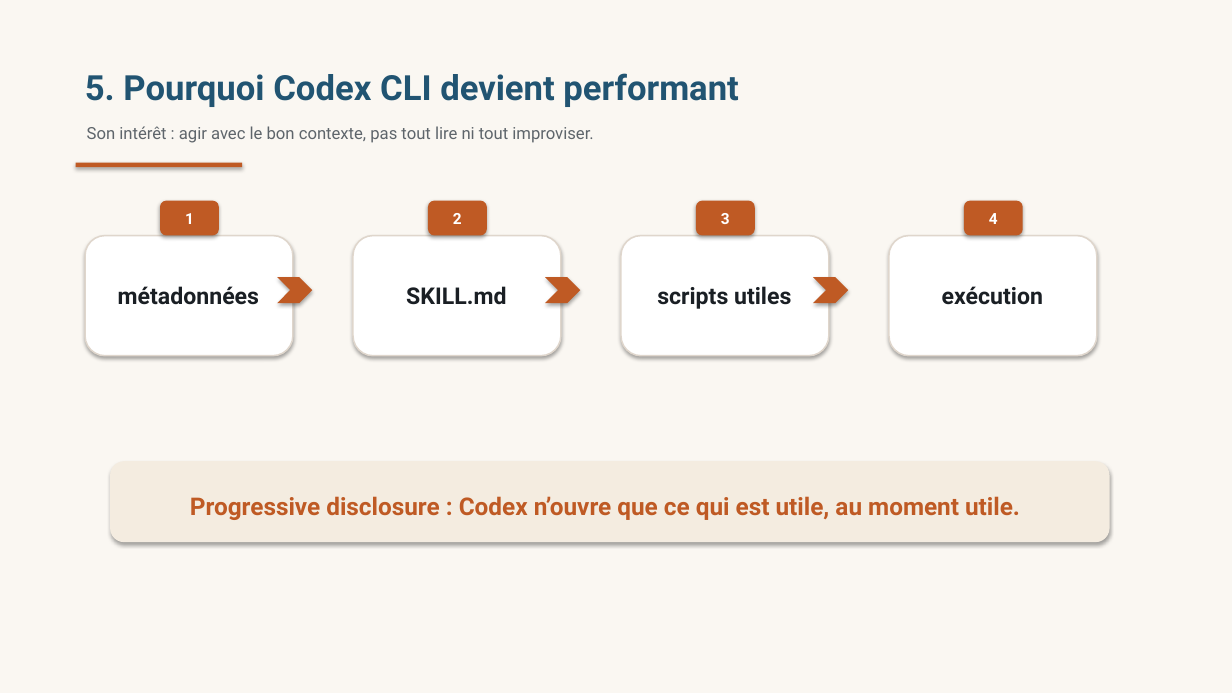
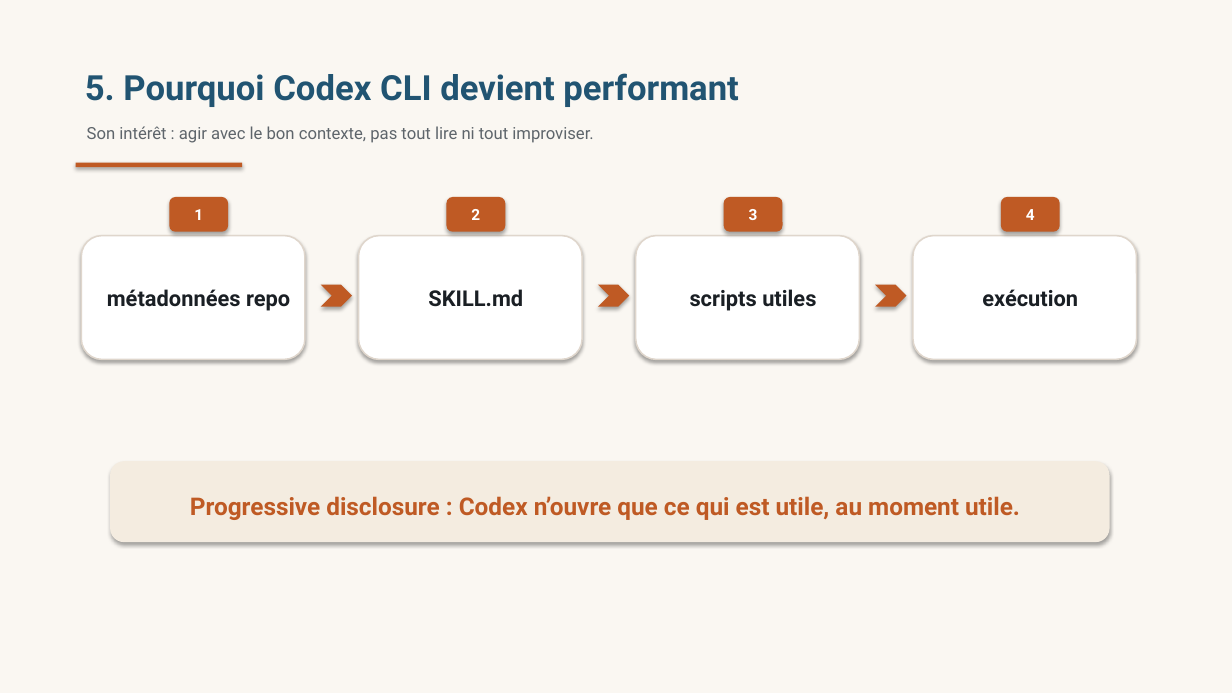
Before and after one commit to ThalesGroup/agilab, a slide deck: slide 5 of docs/source/TP Prompt Ingénierie.pptx. Drawn at 1232x693 pixels with LibreOffice and Linux fonts; fonts in the diff are those of the drawing. Boxes give left, top, right and bottom in pixels: in the first picture for what was removed or moved away, otherwise in the second. Text is boxed around its words. In the diff, an @@ line names an element or a change of style, - is before the commit and + after.

Commit message:
docs(slides): tighten prompt deck layout

```diff
--- a/docs/source/TP Prompt Ingénierie.pptx
+++ b/docs/source/TP Prompt Ingénierie.pptx
@@ text "1": place and size @@
-text "1" at (185, 213, 194, 224)
+text "1" at (194, 209, 203, 220)
@@ rounded rectangle: place and size @@
-rounded rectangle at (161, 201, 218, 235)
+rounded rectangle at (170, 198, 227, 231)
@@ text "2": place and size @@
-text "2" at (453, 213, 462, 224)
+text "2" at (471, 209, 480, 220)
@@ rounded rectangle: place and size @@
-rounded rectangle at (429, 201, 486, 235)
+rounded rectangle at (447, 198, 505, 231)
@@ text "3": place and size @@
-text "3" at (721, 213, 730, 224)
+text "3" at (749, 209, 758, 220)
@@ rounded rectangle: place and size @@
-rounded rectangle at (697, 201, 754, 235)
+rounded rectangle at (725, 198, 782, 231)
@@ text "4": place and size @@
-text "4" at (989, 213, 998, 224)
+text "4" at (1026, 209, 1035, 220)
@@ rounded rectangle: place and size @@
-rounded rectangle at (965, 201, 1022, 235)
+rounded rectangle at (1002, 198, 1059, 231)
@@ rounded rectangle: place and size @@
-rounded rectangle at (85, 236, 293, 356)
+rounded rectangle at (81, 236, 305, 360)
@@ rounded rectangle: place and size @@
-rounded rectangle at (353, 236, 561, 356)
+rounded rectangle at (359, 236, 582, 360)
@@ rounded rectangle: place and size @@
-rounded rectangle at (621, 236, 829, 356)
+rounded rectangle at (636, 236, 860, 360)
@@ rounded rectangle: place and size @@
-rounded rectangle at (889, 236, 1097, 356)
+rounded rectangle at (913, 236, 1137, 360)
@@ text at (107, 289, 290, 311): text changed; size 18 to 17 pt @@
-métadonnées
+métadonnées repo
@@ chevron: place and size @@
-chevron at (277, 277, 312, 303)
+chevron at (321, 285, 352, 307)
@@ text "SKILL.md": place and size @@
-text "SKILL.md" at (406, 286, 506, 305)
+text "SKILL.md" at (428, 289, 523, 307)
@@ chevron: place and size @@
-chevron at (545, 277, 580, 303)
+chevron at (598, 285, 629, 307)
@@ text "scripts utiles": place and size @@
-text "scripts utiles" at (657, 286, 791, 309)
+text "scripts utiles" at (690, 289, 816, 311)
@@ chevron: place and size @@
-chevron at (813, 277, 848, 303)
+chevron at (875, 285, 907, 307)
@@ size 18 to 17 pt in 3 elements at (428, 289, 523, 307), (690, 289, 816, 311), (982, 289, 1078, 307) @@
@@ text "exécution": place and size @@
-text "exécution" at (942, 286, 1043, 305)
+text "exécution" at (982, 289, 1078, 307)
```
Also in this commit, not shown: 3 other slides changed, 2 other files.
